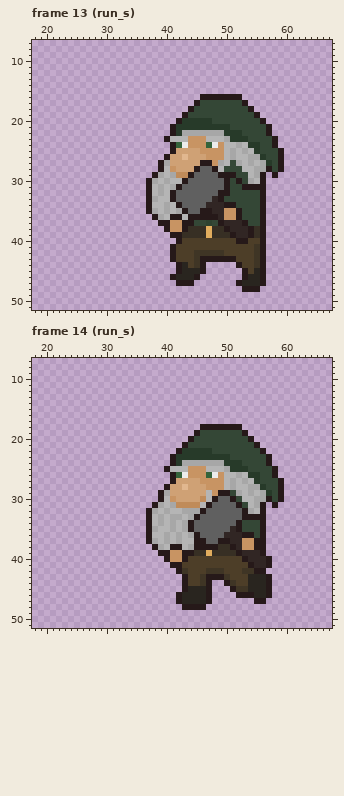
File history of a pixel-art file, src/player/visuals/player.aseprite. Above, as it was before the edit.
96x64 pixels, 35 frames. Colours within 5 levels of each other are drawn and written as one. Shown: frame 13 (run_s): x 18..67, y 7..51; frame 14 (run_s): x 18..67, y 7..51. The commit also changed other frames, which this record leaves out.
After the commit:
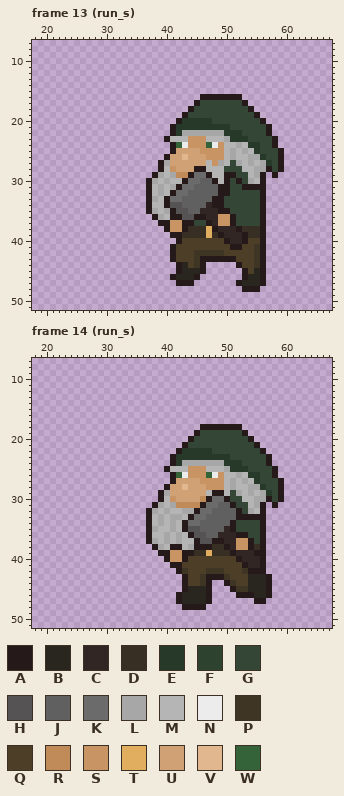
Palette (. is transparent): A #261919  B #29251f  C #312624  D #372f24  E #273a29  F #2e4230  G #344736  H #555353  J #606060  K #6b6b6b  L #a7a7a7  M #b5b5b5  N #ececec  P #3f3525  Q #4d3e28  R #c08b59  S #c89463  T #e1ad5e  U #cfa175  V #e1b78f  W #34633a
Difference:
--- frame 13 (run_s), layer "Hand_L"
@@ x 38..56 @@
 26 ..AUUVUUUSSSMLMMLLE
-27 .ALUUUUUAASLMGLMLML
-28 .AMSUUUAJJAMGGGMMLL
-29 ALMLRRAJJJJAAAGGMLA
-30 LMLMMAJJJJJJAGAGLMA
-31 MLMLAJJJJJJJAGGAAAA
-32 MLMAJJJJJJJAAGGGGGA
-33 LMMAJJJJJJCAGGGGGGA
-34 MMLMAJJJJCCCAAGGGGA
-35 LMLMLAJJAACCSSAGGGA
-36 ALMAAMAAAAACSSAGGGA
-37 .AASSAAGGFGACCCAGGA
-38 ..ASSADDDTDDACCCADA
-39 ...AADDDDTDDDACCADA
-40 ....AQQQQQQQQQAAQQA
-41 ...AQQQQQQQQQQQQQPA
+27 .ALUUUUUUMSLMGLMLML
+28 .AMSUUUAAMMMGGGMMLL
+29 ALMLRRAKKAMMAAGGMLA
+30 LMLMMAKKJJAMAGAGLMA
+31 MLMLAKKJJJJAAGGAAAA
+32 MLMAKKJJJJJAAGGGGGA
+33 LMAKKJJJJJAAGGGGGGA
+34 MMAHHJJJJCAAGGGGGGA
+35 LMLAHHJJCCCAAGGGGGA
+36 ALMAAHHAACCSSAGGGGA
+37 .AASSAAGGACSSAGGGGA
+38 ..ASSADDDTACCCADDDA
+39 ...AADDDDTDACCCADDA
+40 ....AQQQQQQQACCAQQA
+41 ...AQQQQQQQQQAAQQPA
 42 ...AQQQPPPPPQQQQQPA
--- frame 14 (run_s), layer "Hand_L"
@@ x 41..59 @@
 28 UUVUUUSSSMLMMLLEGGA
-29 UUUUUUMSAAGLMLMLEGA
-30 SUUUURMAJJAGMMLLAGA
-31 LRRRRMAJJJJAGMLA.A.
-32 MMLLLAJJJJJJALMA...
-33 LLMLAJJJJJJJAAAA...
-34 LMLAJJJJJJJAGGGA...
-35 LMLAJJJJJJCAGGGA...
-36 MLMLAJJJJCCCAAGA...
-37 MLMMAAJJAACCSSAA...
-38 AAMLAAAADDACSSAA...
-39 SSAADDTDDDDACCCA...
-40 SSAQQQQQQQQQACCCA..
-41 AAQQQQQQQQQQQACCA..
-42 .APQQQPPPQQQPPAA...
+29 UUUUUUMAAMGLMLMLEGA
+30 SUUUURAKKAGGMMLLAGA
+31 LRRRRAKKJJAGGMLA.A.
+32 MMLLAKKJJJJAGLMA...
+33 LLMAKKJJJJJAAAAA...
+34 LMAKKJJJJJAGGGGA...
+35 LMAHHJJJJCAGGGGA...
+36 MLMAHHJJCCCAAGGA...
+37 MLMMAHHAACCSSAGA...
+38 AAMLAAADDACSSADA...
+39 SSAADDTDDDACCCAA...
+40 SSAQQQQQQQQACCCA...
+41 AAQQQQQQQQQQACCA...
+42 .APQQQPPPQQQPAAA...
 43 ..AQQPAAAPQQQBBBA..
Boxes around the changes in both pictures, in picture pixels (x1, y1, x2, y2):
changed: (164, 160, 254, 250)
changed: (182, 490, 272, 574)
